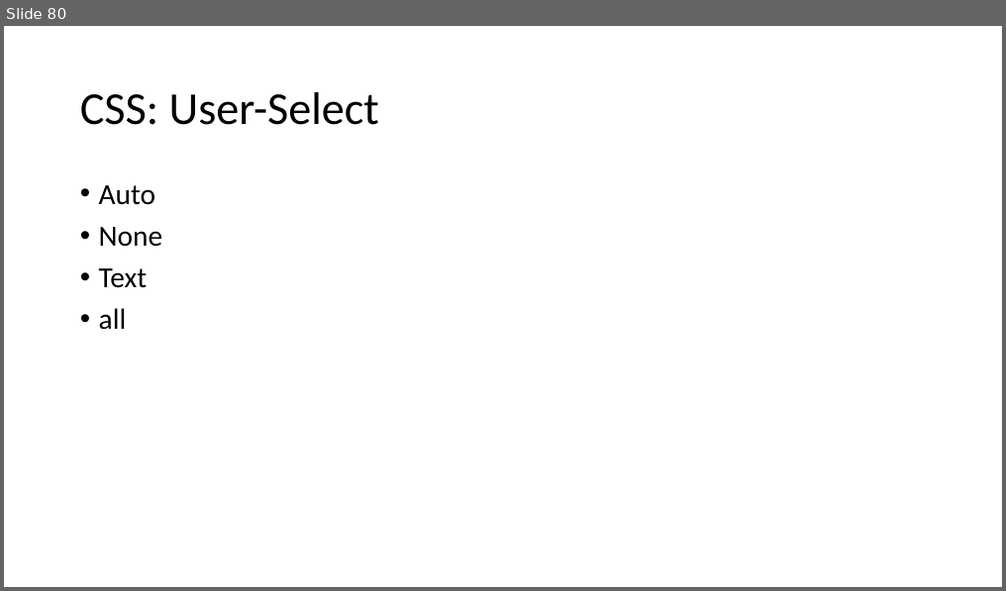
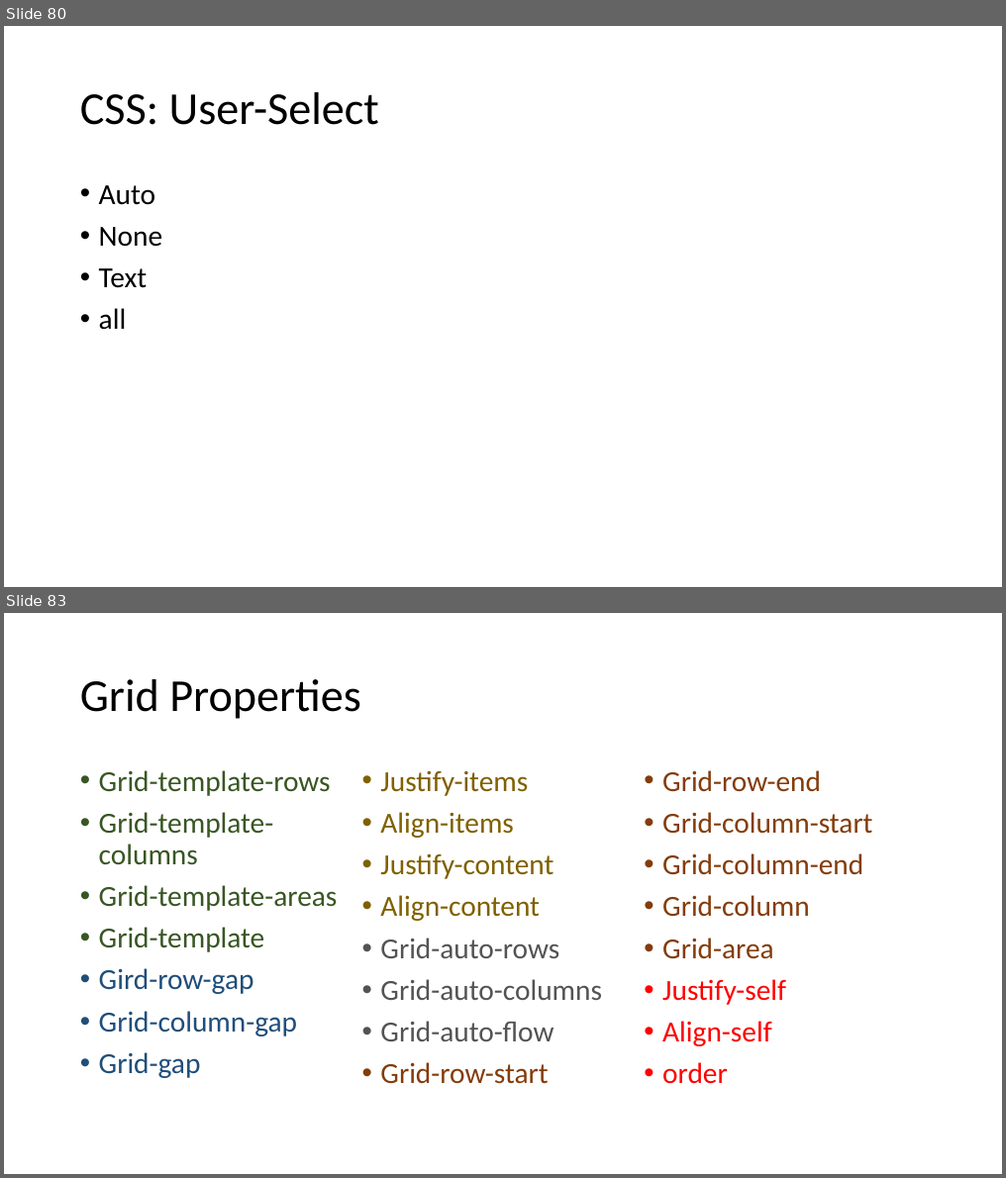
Before and after one commit to PiyushChaturvedii/Batch04, a slide deck: CSS.pptx. Shown one above the other, each under a label of ours: slide 80 before the commit, slides 80 and 83 after it; the slides between them are not shown. The pictures are 1006x591 and 1006x1178 pixels, drawn with LibreOffice and Linux fonts; fonts in the diff are those of the drawing. Boxes give left, top, right and bottom in pixels: in the first picture for what was removed or moved away, otherwise in the second. Text is boxed around its words. In the diff, an @@ line names an element or a change of style, - is before the commit and + after.

Commit message:
GirdIntro

```diff
--- a/CSS.pptx
+++ b/CSS.pptx
@@ slide 83 added at [4, 613, 1002, 1174], background #FFFFFF @@
@@ title added at [80, 679, 361, 719], 44 pt, text #000000 @@
+Grid Properties
@@ text added at [99, 770, 872, 1084], 28 pt, text #843C0B @@
+• Grid-template-rows
+• Grid-template-columns
+• Grid-template-areas
+• Grid-template
+• Gird-row-gap
+• Grid-column-gap
+• Grid-gap
+• Justify-items
+• Align-items
+• Justify-content
+• Align-content
+• Grid-auto-rows
+• Grid-auto-columns
+• Grid-auto-flow
+• Grid-row-start
+• Grid-row-end
+• Grid-column-start
+• Grid-column-end
+• Grid-column
+• Grid-area
+• Justify-self
+• Align-self
+• order
```
Also in this commit, not shown: 3 other slides added, 2 other files.
